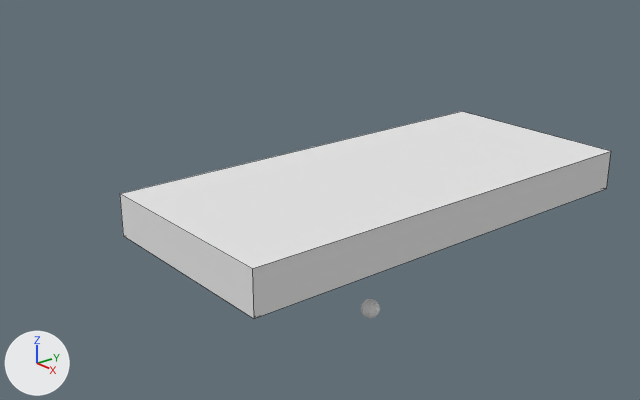
The Blender file Unity/Assets/Models/Door.blend, before and after one commit.
Both versions are drawn from a camera (50 mm lens) standing at (3.51, -3.22, 3.55) and looking at (-0.72, 0.25, 1.5). Arrows for +X, +Y and +Z are at lower left; the lights stay in place. Mesh edges are drawn as thin lines on the coarser meshes.

In view in the first picture: 'Door Frame'.
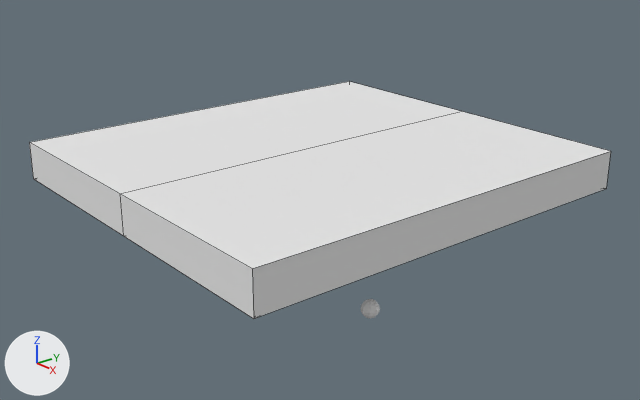
Where the newer file only moved an object's origin or applied its transform, the numbers keep the older frame.

Where the change shows, as pixel boxes [x1, y1, x2, y2] in the pictures (640 x 400 px):
'Door Right', added: after [29, 81, 461, 235]

The edits, one by one:
Mesh me_cube_001 is new.
It has 40 vertices, 38 faces and spans x 0.0..1.25, y 0.0..2.75, z 0.0..0.25.
It uses material mat_material (white #e7e7e7).
Object 'Door Right' (ob_door_right) is new; it shows me_cube_001.
Its location is (-1.956, -1.175, 1.631).
